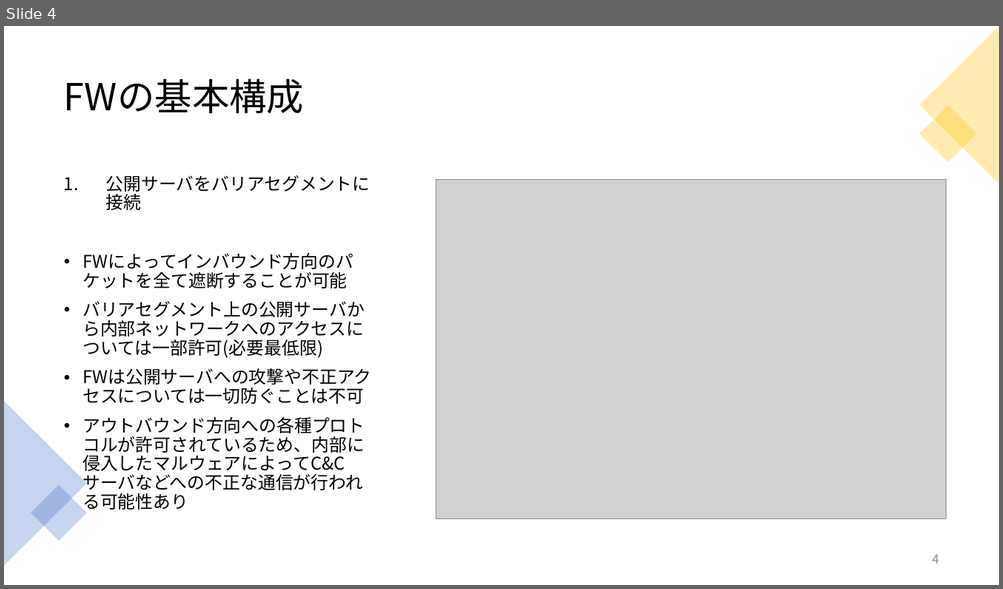
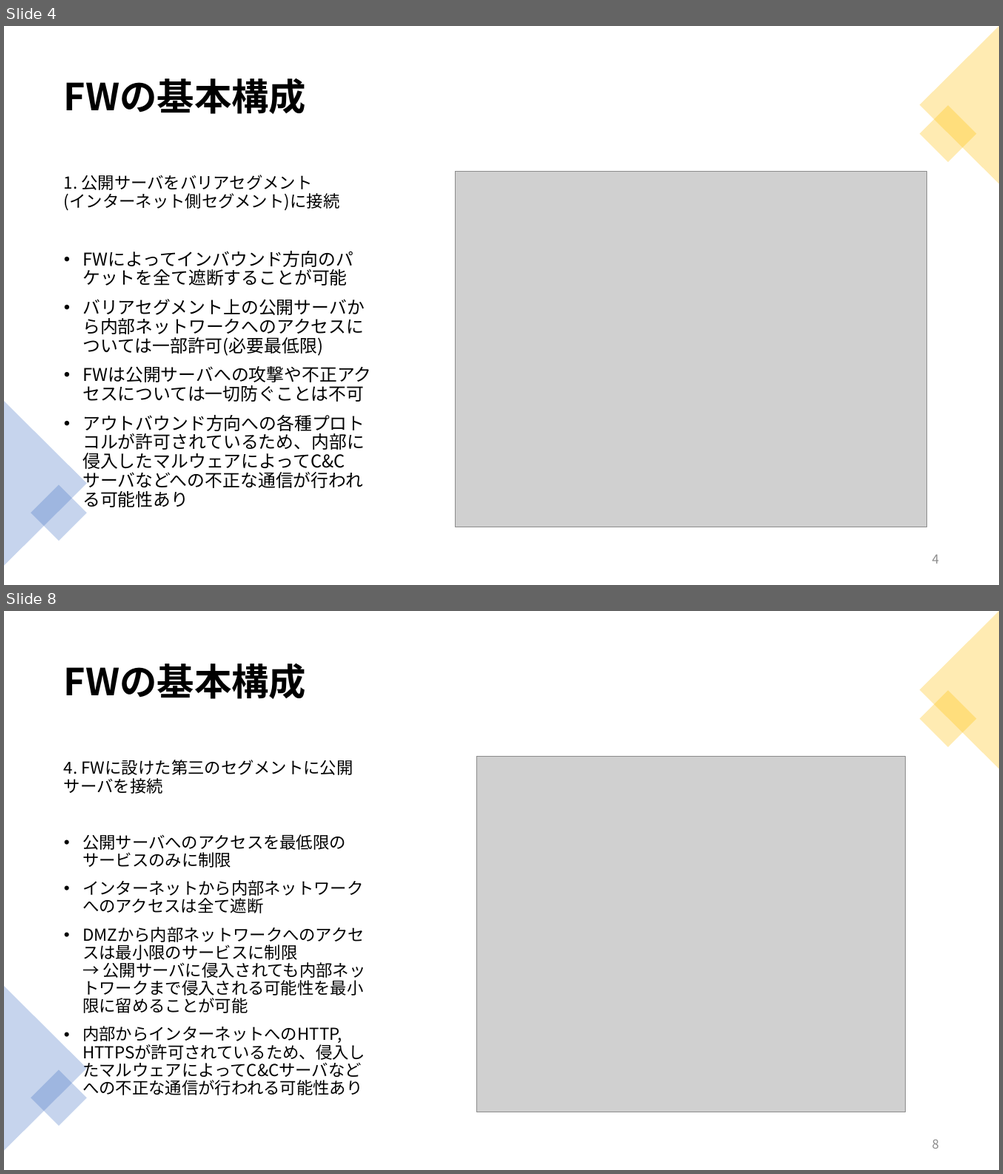
Before and after one commit to Reimei1213/LT, a slide deck: FireWall/LT_FireWall.pptx. Shown one above the other, each under a label of ours: slide 4 before the commit, slides 4 and 8 after it; the slides between them are not shown. The pictures are 1003x589 and 1003x1174 pixels, drawn with LibreOffice and Linux fonts; fonts in the diff are those of the drawing; grey boxes stand for pictures. Boxes give left, top, right and bottom in pixels: in the first picture for what was removed or moved away, otherwise in the second. Text is boxed around its words. In the diff, an @@ line names an element or a change of style, - is before the commit and + after.

```diff
--- a/FireWall/LT_FireWall.pptx
+++ b/FireWall/LT_FireWall.pptx
@@ slide 8 added at [4,611,999,1170], background #FFFFFF @@
@@ triangle added at [919,611,999,769], fill #FFC000 at 30% opacity @@
@@ title added at [64,664,306,699], 36 pt, text #000000, bold @@
+FWの基本構成
@@ rectangle added at [919,691,976,748], fill #FFC000 at 30% opacity @@
@@ text added at [64,762,366,1077], 16 pt, text #000000 @@
+4. FWに設けた第三のセグメントに公開サーバを接続
+• 公開サーバへのアクセスを最低限のサービスのみに制限
+• インターネットから内部ネットワークへのアクセスは全て遮断
+• DMZから内部ネットワークへのアクセスは最小限のサービスに制限
+  → 公開サーバに侵入されても内部ネットワークまで侵入される可能性を最小限に留めることが可能
+• 内部からインターネットへのHTTP, HTTPSが許可されているため、侵入したマルウェアによってC&Cサーバなどへの不正な通信が行われる可能性あり
@@ picture added at [477,757,906,1113] @@
@@ triangle added at [4,986,87,1151], fill #4472C4 at 30% opacity @@
@@ rectangle added at [31,1070,87,1126], fill #4472C4 at 30% opacity @@
@@ page number added at [932,1139,939,1149], 12 pt, text #8C8C8C @@
+8
@@ slide 4 changed as well @@
@@ title "FWの基本構成" at [64,79,306,114]: bold on @@
@@ text at [64,175,340,211]: text changed; size 17 to 16 pt @@
-1. 公開サーバをバリアセグメントに接続
+1. 公開サーバをバリアセグメント
+(インターネット側セグメント)に接続
@@ picture: place and size @@
-picture at [436,180,946,519]
+picture at [455,172,927,528]
```
Also in this commit, not shown: 6 other slides changed, 14 other slides added, 1 slide removed, 2 other files.
